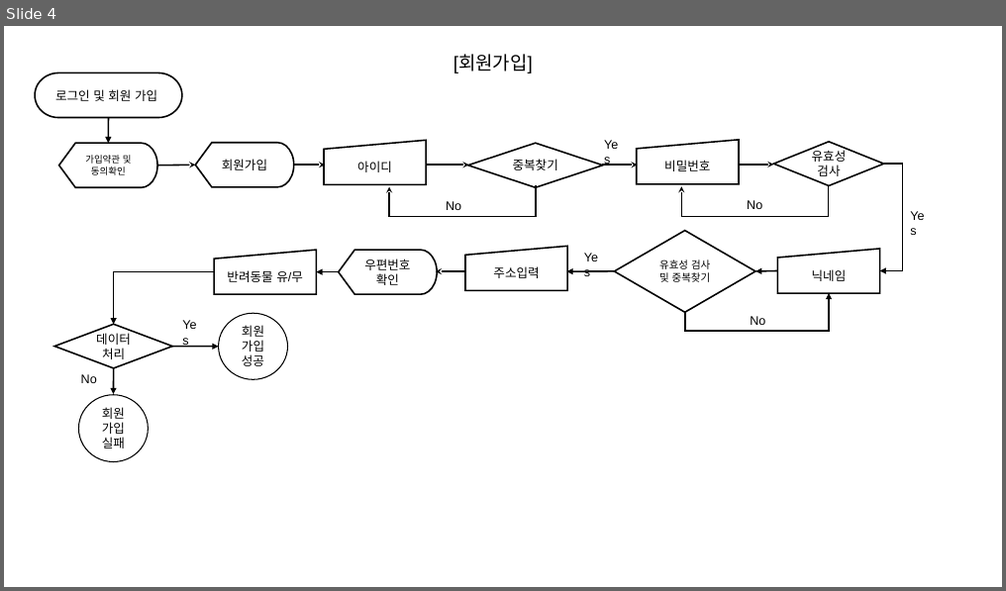
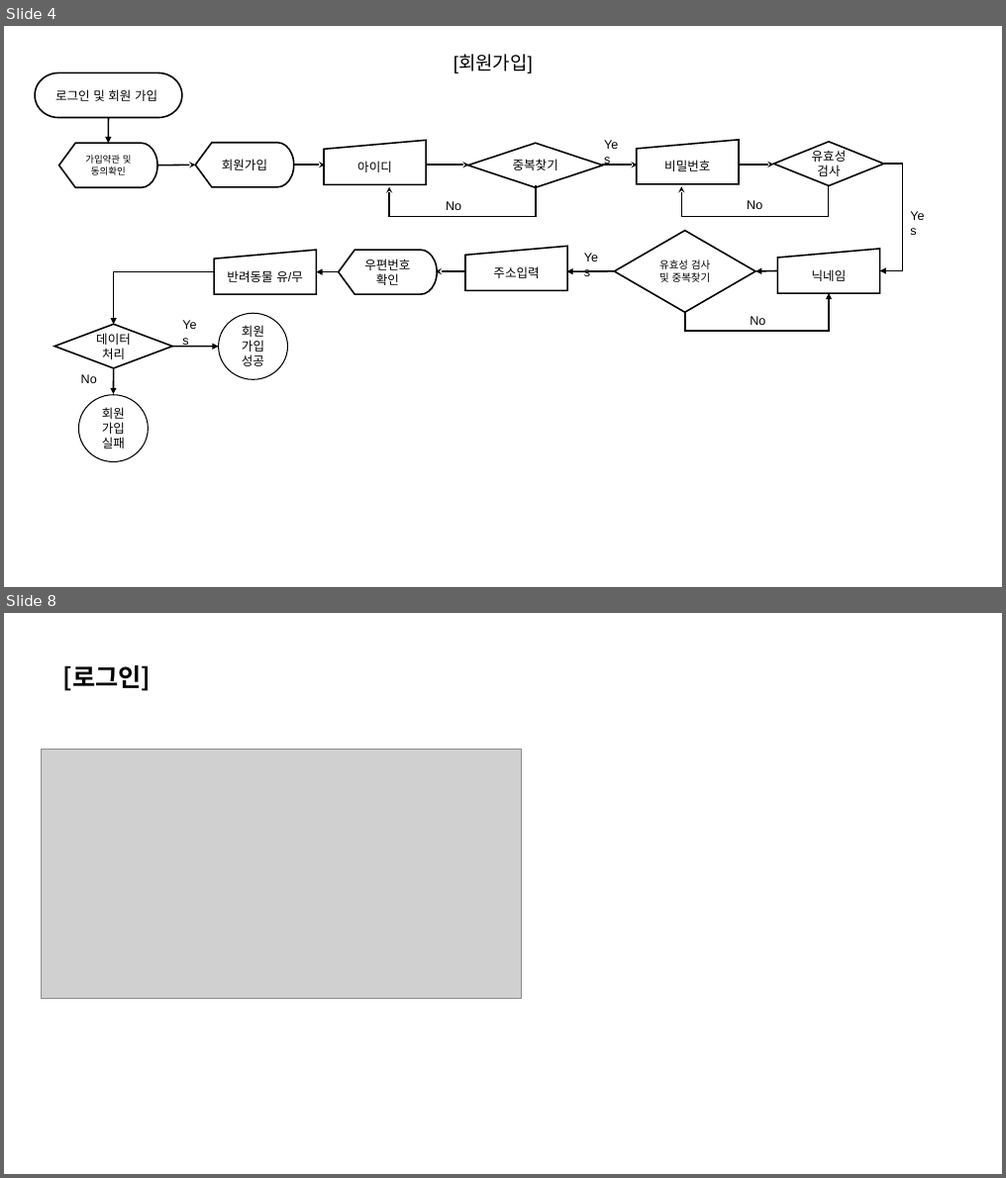
Before and after one commit to Kangchaeyun77/ecommerce7th, a slide deck: resource/30.analysis/310.request/312.Happy Steps]프로세스정의서.pptx. Shown one above the other, each under a label of ours: slide 4 before the commit, slides 4 and 8 after it; the slides between them are not shown. The pictures are 1006x591 and 1006x1178 pixels, drawn with LibreOffice and Linux fonts; fonts in the diff are those of the drawing; grey boxes stand for pictures. Boxes give left, top, right and bottom in pixels: in the first picture for what was removed or moved away, otherwise in the second. Text is boxed around its words. In the diff, an @@ line names an element or a change of style, - is before the commit and + after.

```diff
--- a/resource/30.analysis/310.request/312.Happy Steps]프로세스정의서.pptx
+++ b/resource/30.analysis/310.request/312.Happy Steps]프로세스정의서.pptx
@@ slide 8 added at (4,613,1002,1174), background #FFFFFF @@
@@ text added at (63,665,152,691), 24 pt, text #000000, bold @@
+[로그인]
@@ picture added at (41,750,522,998) @@
```
Also in this commit, not shown: 3 other slides added.
